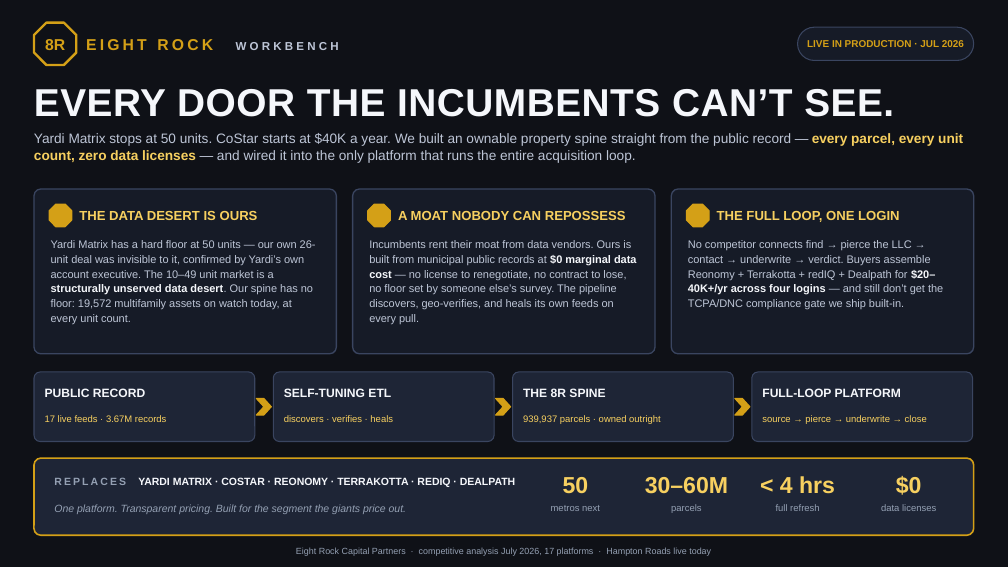
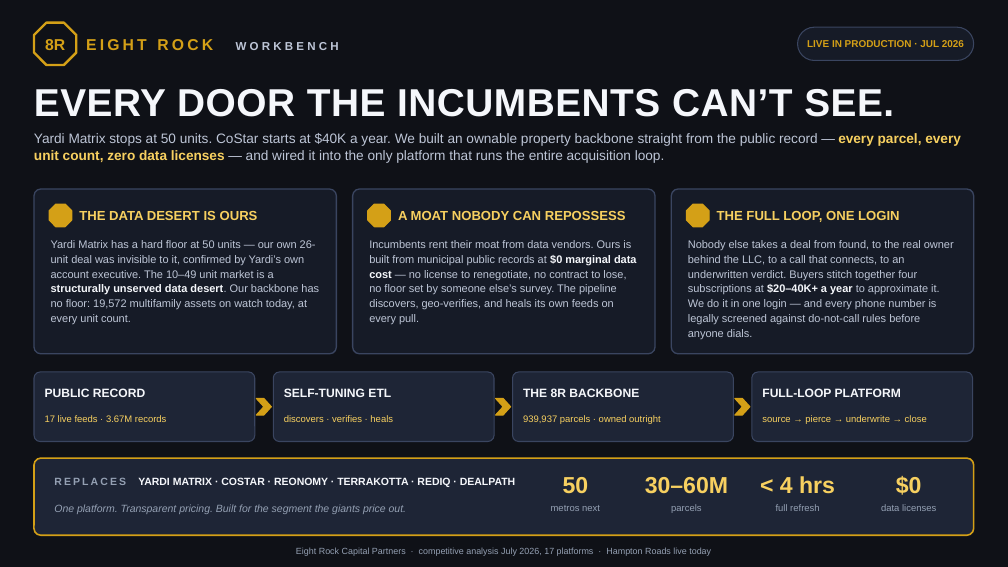
Before and after one commit to EightRockDev/WORKBENCH_v5, a slide deck: slide 1 of docs/eight-rock-moat-hero.pptx. Drawn at 1008x567 pixels with LibreOffice and Linux fonts; fonts in the diff are those of the drawing. Boxes give left, top, right and bottom in pixels: in the first picture for what was removed or moved away, otherwise in the second. Text is boxed around its words. In the diff, an @@ line names an element or a change of style, - is before the commit and + after.

```diff
--- a/docs/eight-rock-moat-hero.pptx
+++ b/docs/eight-rock-moat-hero.pptx
@@ text at bbox=[34, 133, 961, 163]: text changed @@
-Yardi Matrix stops at 50 units. CoStar starts at $40K a year. We built an ownable property spine straight from the public record — every parcel, every unit count, zero data licenses — and wired it into the only platform that runs the entire acquisition loop.
+Yardi Matrix stops at 50 units. CoStar starts at $40K a year. We built an ownable property backbone straight from the public record — every parcel, every unit count, zero data licenses — and wired it into the only platform that runs the entire acquisition loop.
@@ text at bbox=[51, 240, 319, 324]: text changed @@
-Yardi Matrix has a hard floor at 50 units — our own 26-unit deal was invisible to it, confirmed by Yardi’s own account executive. The 10–49 unit market is a structurally unserved data desert. Our spine has no floor: 19,572 multifamily assets on watch today, at every unit count.
+Yardi Matrix has a hard floor at 50 units — our own 26-unit deal was invisible to it, confirmed by Yardi’s own account executive. The 10–49 unit market is a structurally unserved data desert. Our backbone has no floor: 19,572 multifamily assets on watch today, at every unit count.
@@ text at bbox=[688, 240, 954, 339]: text changed @@
-No competitor connects find → pierce the LLC → contact → underwrite → verdict. Buyers assemble Reonomy + Terrakotta + redIQ + Dealpath for $20–40K+/yr across four logins — and still don’t get the TCPA/DNC compliance gate we ship built-in.
+Nobody else takes a deal from found, to the real owner behind the LLC, to a call that connects, to an underwritten verdict. Buyers stitch together four subscriptions at $20–40K+ a year to approximate it. We do it in one login — and every phone number is legally screened against do-not-call rules before anyone dials.
@@ text at bbox=[523, 388, 639, 397]: text changed @@
-THE 8R SPINE
+THE 8R BACKBONE
```
